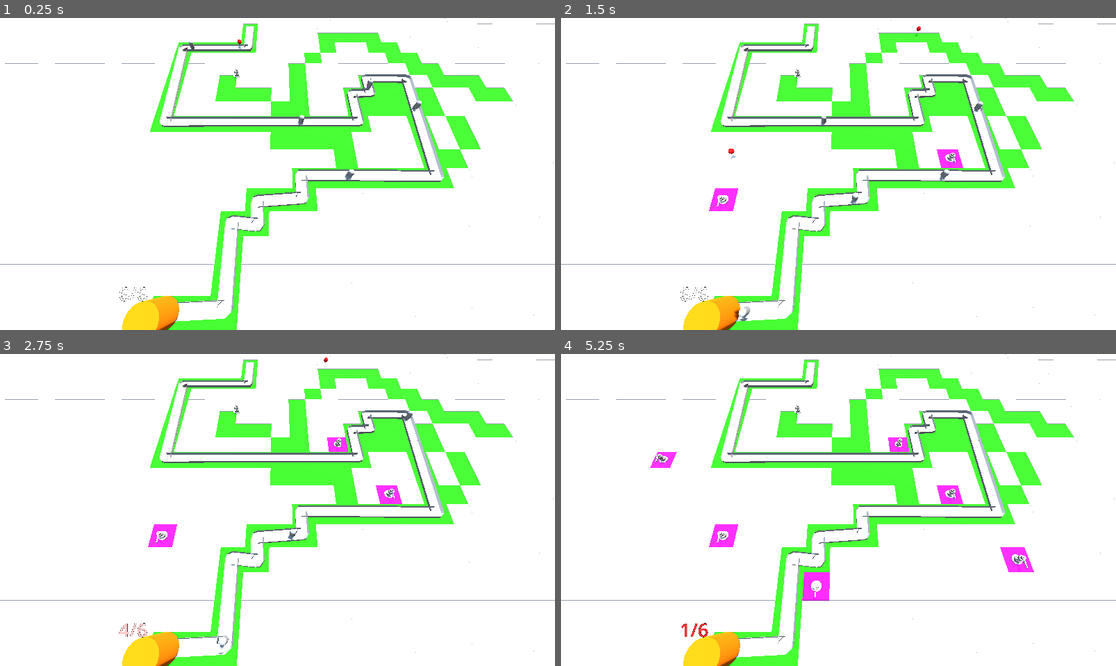
Above: before the commit, frames 1-4 (two rows, left to right).
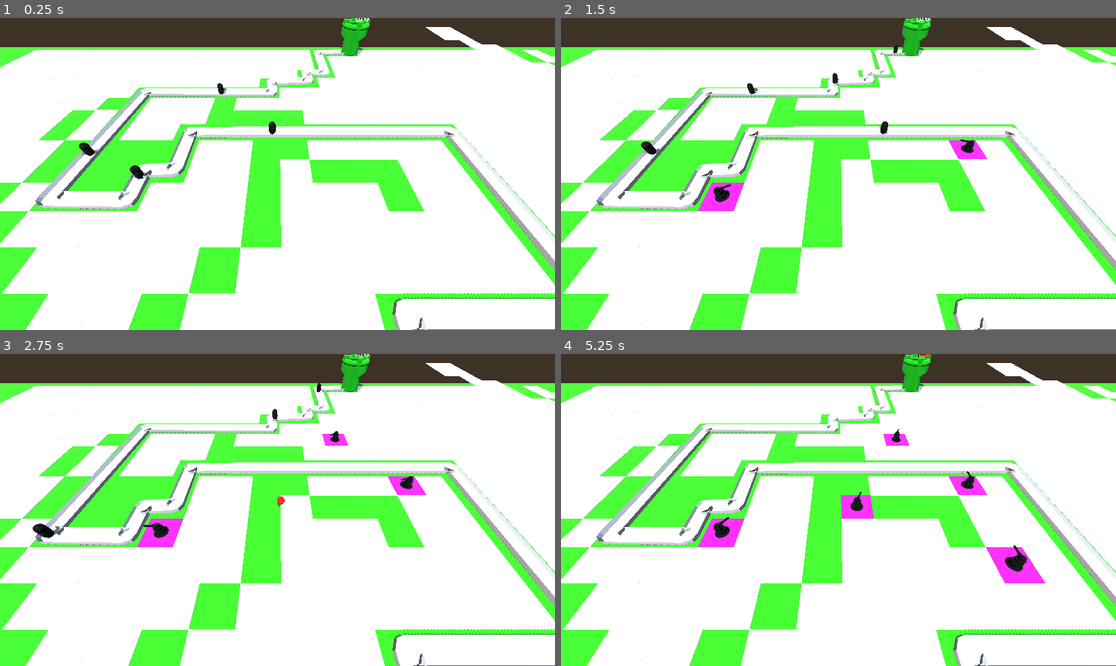
Above: after the commit, the same moments.

Repository: isaacK-428/barbarian-blaster
Game: Godot game, scene res://scenes/main_scene.tscn
Same seed, same stepped clock (60 frames per second), same inputs: the game is played once before the commit and once after it.
Inputs (mouse positions are in pixels of both pictures, inside the frame that each line leads up to):
- Up to frame 1 (0.25 s): no input
- Up to frame 2 (1.5 s): move the mouse to (960, 158) at 0.52 s; press the mouse at (960, 158) at 0.53 s; move the mouse to (727, 189) at 1.27 s; release the mouse at (727, 189) at 1.28 s; click (727, 189) at 1.35 s
- Up to frame 3 (2.75 s): move the mouse to (333, 441) at 2.02 s; press the mouse at (333, 441) at 2.03 s
- Up to frame 4 (5.25 s): move the mouse to (810, 572) at 2.77 s; release the mouse at (810, 572) at 2.78 s; click (810, 572) at 2.85 s; move the mouse to (1005, 556) at 3.52 s; press the mouse at (1005, 556) at 3.53 s; move the mouse to (672, 463) at 4.27 s; release the mouse at (672, 463) at 4.28 s; click (672, 463) at 4.35 s; move the mouse to (866, 510) at 5.02 s; press the mouse at (866, 510) at 5.03 s

The runs differ from the first frame. In frame 1, 35% of the frame differs, in the area x 0-100%, y 0-100%; in frame 2, 36%; in frame 3, 36%; in frame 4, 37%.

Commit message:
turret aiiming
this is where I stopped using the tutorial

Diff:
--- a/base/base.tscn
+++ b/base/base.tscn
@@ -2,9 +2,8 @@
 
 [ext_resource type="Script" uid="uid://bspec4cu5ji0n" path="res://base/base.gd" id="1_mftly"]
 
-[sub_resource type="StandardMaterial3D" id="StandardMaterial3D_r7l70"]
-albedo_color = Color(0.99264795, 0.53236306, 1.1551381e-06, 1)
-metallic = 0.52
+[sub_resource type="StandardMaterial3D" id="StandardMaterial3D_mftly"]
+albedo_color = Color(0, 0.4745098, 0, 1)
 
 [node name="base" type="Node3D" unique_id=2070879093 groups=["base"]]
 script = ExtResource("1_mftly")
@@ -15,7 +14,39 @@
 radius = 2.0
 height = 6.25
 sides = 32
-material = SubResource("StandardMaterial3D_r7l70")
+material = SubResource("StandardMaterial3D_mftly")
+
+[node name="CSGCylinder3D2" type="CSGCylinder3D" parent="." unique_id=903271183]
+transform = Transform3D(1, 0, 0, 0, 1, 0, 0, 0, 1, 0, 4.980134, 0)
+use_collision = true
+radius = 3.0083008
+height = 1.3510742
+sides = 32
+material = SubResource("StandardMaterial3D_mftly")
+
+[node name="CSGCylinder3D3" type="CSGCylinder3D" parent="." unique_id=1030271271]
+transform = Transform3D(1, 0, 0, 0, 1, 0, 0, 0, 1, 0, 4.5723667, 0)
+use_collision = true
+radius = 2.9243164
+height = 0.81030273
+sides = 32
+material = SubResource("StandardMaterial3D_mftly")
+
+[node name="CSGCylinder3D4" type="CSGCylinder3D" parent="." unique_id=321657125]
+transform = Transform3D(1, 0, 0, 0, 1, 0, 0, 0, 1, 0, 4.235809, 0)
+use_collision = true
+radius = 2.7109375
+height = 0.81030273
+sides = 32
+material = SubResource("StandardMaterial3D_mftly")
+
+[node name="CSGCylinder3D5" type="CSGCylinder3D" parent="." unique_id=1902901176]
+transform = Transform3D(1, 0, 0, 0, 1, 0, 0, 0, 1, 0, 3.7834764, 0)
+use_collision = true
+radius = 2.284668
+height = 0.81030273
+sides = 32
+material = SubResource("StandardMaterial3D_mftly")
 
 [node name="Label3D" type="Label3D" parent="." unique_id=426532770]
 transform = Transform3D(1, 0, 0, 0, 1, 0, 0, 0, 1, 0, 8, -3)
@@ -23,3 +54,31 @@
 modulate = Color(0, 0, 0, 1)
 text = "Starting Health"
 font_size = 400
+
+[node name="CSGTorus3D" type="CSGTorus3D" parent="." unique_id=1811615054]
+transform = Transform3D(1, 0, 0, 0, 1, 0, 0, 0, 1, 0, 5.993577, 0)
+inner_radius = 1.852
+outer_radius = 3.093
+sides = 18
+ring_sides = 18
+material = SubResource("StandardMaterial3D_mftly")
+
+[node name="CSGBox3D" type="CSGBox3D" parent="." unique_id=558984697]
+transform = Transform3D(1, 0, 0, 0, 1, 0, 0, 0, 1, -2.3867276, 6.2853675, 0)
+size = Vector3(1, 1.6348267, 1)
+material = SubResource("StandardMaterial3D_mftly")
+
+[node name="CSGBox3D2" type="CSGBox3D" parent="." unique_id=1299693114]
+transform = Transform3D(1, 0, 0, 0, 1, 0, 0, 0, 1, 2.397257, 6.2853675, 0)
+size = Vector3(1, 1.6348267, 1)
+material = SubResource("StandardMaterial3D_mftly")
+
+[node name="CSGBox3D3" type="CSGBox3D" parent="." unique_id=1939314153]
+transform = Transform3D(0.9999664, 0, -0.008202955, 0, 1, 0, 0.008202955, 0, 0.9999664, 0.04403472, 6.2853675, 2.4250417)
+size = Vector3(1, 1.6348267, 1)
+material = SubResource("StandardMaterial3D_mftly")
+
+[node name="CSGBox3D4" type="CSGBox3D" parent="." unique_id=1072089960]
+transform = Transform3D(0.9999664, 0, -0.008202955, 0, 1, 0, 0.008202955, 0, 0.9999664, 0.04403472, 6.2853675, -2.4963946)
+size = Vector3(1, 1.6348267, 1)
+material = SubResource("StandardMaterial3D_mftly")
--- a/enemy/enemy.gd
+++ b/enemy/enemy.gd
@@ -1,6 +1,6 @@
 extends PathFollow3D
 
-
+@export var enemy_type: Resource = null
 @export var speed: float = 15
 @onready var base = get_tree().get_first_node_in_group("base")
 func _ready() -> void:
--- a/enemy/enemy.tscn
+++ b/enemy/enemy.tscn
@@ -1,8 +1,28 @@
 [gd_scene format=3 uid="uid://bd0n6xykj3ssc"]
 
 [ext_resource type="Script" uid="uid://say8qscyooin" path="res://enemy/enemy.gd" id="1_2mvqj"]
+[ext_resource type="Script" uid="uid://b8i7vvq6fxv0h" path="res://enemy/why.gd" id="2_ofsxj"]
+
+[sub_resource type="FastNoiseLite" id="FastNoiseLite_ofsxj"]
+seed = 18
+frequency = 0.0075
+domain_warp_enabled = true
+domain_warp_fractal_octaves = 8
+domain_warp_fractal_lacunarity = 5.78
+
+[sub_resource type="NoiseTexture2D" id="NoiseTexture2D_ppra6"]
+noise = SubResource("FastNoiseLite_ofsxj")
+
+[sub_resource type="StandardMaterial3D" id="StandardMaterial3D_p200p"]
+albedo_color = Color(0, 0, 0, 1)
+metallic = 1.0
+metallic_specular = 0.57
+metallic_texture = SubResource("NoiseTexture2D_ppra6")
 
 [sub_resource type="CapsuleMesh" id="CapsuleMesh_scxef"]
+
+[sub_resource type="CapsuleShape3D" id="CapsuleShape3D_2mvqj"]
+height = 2.2077637
 
 [node name="enemy" type="PathFollow3D" unique_id=1077895707]
 loop = false
@@ -10,4 +30,12 @@
 
 [node name="MeshInstance3D" type="MeshInstance3D" parent="." unique_id=2065507035]
 transform = Transform3D(1, 0, 0, 0, 1, 0, 0, 0, 1, 0, 1, 0)
+material_override = SubResource("StandardMaterial3D_p200p")
 mesh = SubResource("CapsuleMesh_scxef")
+
+[node name="StaticBody3D" type="StaticBody3D" parent="." unique_id=1027157593 groups=["enemy"]]
+script = ExtResource("2_ofsxj")
+
+[node name="CollisionShape3D" type="CollisionShape3D" parent="StaticBody3D" unique_id=267935884]
+transform = Transform3D(1, 0, 0, 0, 1, 0, 0, 0, 1, 0, 0.93859863, 0)
+shape = SubResource("CapsuleShape3D_2mvqj")
--- /dev/null
+++ b/enemy/why.gd
@@ -0,0 +1,14 @@
+extends StaticBody3D
+
+var health = 5
+# Called when the node enters the scene tree for the first time.
+func _ready() -> void:
+	pass # Replace with function body.
+
+
+# Called every frame. 'delta' is the elapsed time since the previous frame.
+func _process(delta: float) -> void:
+	pass
+func take_damage(amount):
+	health-=amount
+	print(health)
--- a/enemy2.tres
+++ b/enemy2.tres
@@ -1,13 +1,10 @@
 [gd_resource type="Resource" script_class="enemy_type" format=3 uid="uid://bx2rw5o2l7uy"]
 
-[sub_resource type="GDScript" id="GDScript_i5tvm"]
-script/source = "class_name enemy_type
-@export var speed: int
-@export var health: int
-"
+[ext_resource type="Script" uid="uid://bhvosapuy4gav" path="res://scripts/enemy_resource.gd" id="1_innom"]
 
 [resource]
 resource_local_to_scene = true
-script = SubResource("GDScript_i5tvm")
-speed = 6
+script = ExtResource("1_innom")
+speed = 5
 health = 10
+damage = 2
--- a/scenes/main_scene.tscn
+++ b/scenes/main_scene.tscn
@@ -4,19 +4,18 @@
 [ext_resource type="PackedScene" uid="uid://bd0n6xykj3ssc" path="res://enemy/enemy.tscn" id="2_7ykc4"]
 [ext_resource type="PackedScene" uid="uid://d27ewpm3ru2to" path="res://scenes/ray_picker_camera.tscn" id="2_pu3yx"]
 [ext_resource type="PackedScene" uid="uid://c5qmq4sdugotw" path="res://base/base.tscn" id="3_7ykc4"]
+[ext_resource type="Script" uid="uid://djnaialfas3qu" path="res://scripts/new_gd_script.gd" id="4_c16ls"]
 [ext_resource type="Script" uid="uid://bbmypsmpy1b4f" path="res://scripts/turret_manager.gd" id="5_gubc5"]
 [ext_resource type="PackedScene" uid="uid://dmntbutp7xgx" path="res://scenes/turret.tscn" id="6_rt2n2"]
 
-[sub_resource type="ProceduralSkyMaterial" id="ProceduralSkyMaterial_o3jxj"]
-sky_horizon_color = Color(0.66224277, 0.6717428, 0.6867428, 1)
-ground_horizon_color = Color(0.66224277, 0.6717428, 0.6867428, 1)
+[sub_resource type="ProceduralSkyMaterial" id="ProceduralSkyMaterial_c16ls"]
 
-[sub_resource type="Sky" id="Sky_0f027"]
-sky_material = SubResource("ProceduralSkyMaterial_o3jxj")
+[sub_resource type="Sky" id="Sky_18nlu"]
+sky_material = SubResource("ProceduralSkyMaterial_c16ls")
 
-[sub_resource type="Environment" id="Environment_2c62f"]
+[sub_resource type="Environment" id="Environment_c1pb6"]
 background_mode = 2
-sky = SubResource("Sky_0f027")
+sky = SubResource("Sky_18nlu")
 tonemap_mode = 2
 
 [sub_resource type="StandardMaterial3D" id="StandardMaterial3D_o3jxj"]
@@ -24,17 +23,29 @@
 
 [sub_resource type="Curve3D" id="Curve3D_pw63i"]
 _data = {
-"points": PackedVector3Array(0, 0, 0, 0, 0, 0, 2.0556335, 0, …(80 unchanged characters)… 8065, 0, -9.550243, 0, 0, 0, 0, 0, 0, -13.328983, 0, 13.754615, 0, 0, 0, 0, 0, 0, …(533 unchanged characters)…
+"points": PackedVector3Array(0, 0, 0, 0, 0, 0, 2.0556335, 0, …(80 unchanged characters)… 8065, 0, -9.550243, 0, 0, 0, 0, 0, 0, -14.328983, 0, 13.754615, 0, 0, 0, 0, 0, 0, …(533 unchanged characters)…
 "tilts": PackedFloat32Array(0, 0, 0, 0, 0, 0, 0, 0, 0, 0, 0, 0, 0, 0, 0, 0, 0)
 }
 point_count = 17
 
+[sub_resource type="Resource" id="Resource_c16ls"]
+resource_local_to_scene = true
+script = ExtResource("4_c16ls")
+speed = 7
+health = 6
+
+[sub_resource type="Resource" id="Resource_18nlu"]
+resource_local_to_scene = true
+script = ExtResource("4_c16ls")
+speed = 7
+health = 6
+
 [node name="main_scene" type="Node3D" unique_id=549404268]
 
-[node name="WorldEnvironment" type="WorldEnvironment" parent="." unique_id=799822736]
-environment = SubResource("Environment_2c62f")
+[node name="WorldEnvironment" type="WorldEnvironment" parent="." unique_id=645110574]
+environment = SubResource("Environment_c1pb6")
 
-[node name="DirectionalLight3D" type="DirectionalLight3D" parent="." unique_id=2048364754]
+[node name="DirectionalLight3D" type="DirectionalLight3D" parent="." unique_id=1159497656]
 transform = Transform3D(-0.8660254, -0.43301278, 0.25, 0, 0.49999997, 0.86602545, -0.50000006, 0.75, -0.43301266, 0, 0, 0)
 shadow_enabled = true
 
@@ -52,7 +63,7 @@
 }
 
 [node name="Ray_picker_camera" parent="." unique_id=900430209 node_paths=PackedStringArray("grid_map", "turret_manager") instance=ExtResource("2_pu3yx")]
-transform = Transform3D(1, 1.7254735e-07, -2.8255702e-08, -4.7436664e-08, 0.42328247, 0.90599775, 1.6828764e-07, -0.90599775, 0.42328247, 9.367786, 32.99233, 40.623764)
+transform = Transform3D(-1, -1.550833e-07, 2.0096492e-08, -8.438734e-08, 0.643349, 0.7655731, -1.3165665e-07, 0.7655731, -0.643349, 12.367786, 19.992329, -11.376236)
 grid_map = NodePath("../GridMap")
 turret_manager = NodePath("../turret_manager")
 
@@ -102,34 +113,40 @@
 curve = SubResource("Curve3D_pw63i")
 
 [node name="enemy" parent="Path3D" unique_id=1077895707 instance=ExtResource("2_7ykc4")]
-transform = Transform3D(-0.013331732, 0, -0.9999077, 0, 1, 0, 0.9999077, 0, -0.013331732, 38.050217, 0, 1.473482)
+transform = Transform3D(-0.013331696, 0, -0.99990505, 0, 1, 0, 0.99990505, 0, -0.013331696, 37.06639, 0, 1.4603647)
 progress = 112.29606
 speed = 36.35
 
 [node name="enemy2" parent="Path3D" unique_id=2111689381 instance=ExtResource("2_7ykc4")]
-transform = Transform3D(0.99986947, 0, 0.01586975, 0, 1, 0, -0.01586975, 0, 0.99986947, 25.68574, 0, 9.213791)
+transform = Transform3D(0.9998472, 0, 0.015869394, 0, 1, 0, -0.015869394, 0, 0.9998472, 25.70135, 0, 10.197538)
 progress = 92.20013
 speed = 36.35
 
 [node name="enemy3" parent="Path3D" unique_id=2086743075 instance=ExtResource("2_7ykc4")]
-transform = Transform3D(0.0030934196, 0, -0.99999106, 0, 1, 0, 0.99999106, 0, 0.0030934196, 5.056436, 0, 13.697736)
+transform = Transform3D(0.0030163974, 0, -0.99998677, 0, 1, 0, 0.99998677, 0, 0.0030163974, 4.0727105, 0, 13.699107)
 progress = 67.080215
 speed = 36.35
 
 [node name="enemy4" parent="Path3D" unique_id=788466399 instance=ExtResource("2_7ykc4")]
-transform = Transform3D(0.007537563, 0, 0.99996567, 0, 1, 0, -0.99996567, 0, 0.007537563, 31.189611, 0, 25.617298)
+transform = Transform3D(0.007537198, 0, 0.999933, 0, 1, 0, -0.999933, 0, 0.007537198, 32.17329, 0, 25.624714)
 progress = 143.44475
+enemy_type = SubResource("Resource_c16ls")
 speed = 36.35
 
 [node name="enemy5" parent="Path3D" unique_id=430166604 instance=ExtResource("2_7ykc4")]
-transform = Transform3D(0.00044174076, 0, 0.9999882, 0, 1, 0, -0.9999882, 0, 0.00044174076, -2.7812457, 0, -9.545196)
+transform = Transform3D(0.00044172708, 0, 0.99995726, 0, 1, 0, -0.99995726, 0, 0.00044172708, -2.7812457, 0, -9.545196)
 progress = 13.946575
+enemy_type = SubResource("Resource_18nlu")
 speed = 36.35
 
 [node name="base" parent="." unique_id=2070879093 instance=ExtResource("3_7ykc4")]
 transform = Transform3D(1, 0, 0, 0, 1, 0, 0, 0, 1, -6, 0, 46)
 max_health = 6
 
-[node name="turret_manager" type="Node3D" parent="." unique_id=2056450945]
+[node name="turret_manager" type="Node3D" parent="." unique_id=2056450945 node_paths=PackedStringArray("enemy_path")]
 script = ExtResource("5_gubc5")
 turret = ExtResource("6_rt2n2")
+enemy_path = NodePath("../Path3D")
+
+[node name="OmniLight3D" type="OmniLight3D" parent="." unique_id=1542534033]
+transform = Transform3D(1, 0, 0, 0, 1, 0, 0, 0, 1, 25, 12, 0)
--- a/scenes/projectile.tscn
+++ b/scenes/projectile.tscn
@@ -23,3 +23,5 @@
 [node name="MeshInstance3D2" type="MeshInstance3D" parent="." unique_id=1983070680]
 material_override = SubResource("StandardMaterial3D_c8fcr")
 mesh = SubResource("SphereMesh_q3m7n")
+
+[connection signal="body_entered" from="." to="." method="_on_body_entered"]
--- a/scenes/turret.tscn
+++ b/scenes/turret.tscn
@@ -3,87 +3,115 @@
 [ext_resource type="Script" uid="uid://bbdejv6n7qll" path="res://scripts/turret.gd" id="1_el7wl"]
 [ext_resource type="PackedScene" uid="uid://b4kl4iyg6w4ym" path="res://scenes/projectile.tscn" id="2_485p4"]
 
+[sub_resource type="StandardMaterial3D" id="StandardMaterial3D_el7wl"]
+albedo_color = Color(0, 0, 0, 1)
+metallic = 0.41
+backlight_enabled = true
+backlight = Color(1, 1, 1, 1)
+
 [sub_resource type="BoxMesh" id="BoxMesh_fowog"]
 
 [node name="turret" type="Node3D" unique_id=256472171]
+transform = Transform3D(1.93, 0, 0, 0, 1.93, 0, 0, 0, 1.93, 0, 0, 0)
 script = ExtResource("1_el7wl")
 bullet = ExtResource("2_485p4")
 
 [node name="base" type="CSGCylinder3D" parent="." unique_id=511251001]
 transform = Transform3D(1, 0, 0, 0, 1, 0, 0, 0, 1, 0, 0.580875, 0)
+material_override = SubResource("StandardMaterial3D_el7wl")
 radius = 0.4638672
 height = 1.16175
 sides = 14
 
 [node name="base3" type="CSGCylinder3D" parent="." unique_id=845459651]
 transform = Transform3D(1, 0, 0, 0, 1, 0, 0, 0, 1, 0, 0.7623546, 0)
+material_override = SubResource("StandardMaterial3D_el7wl")
 radius = 0.072753906
 height = 1.6638827
 sides = 14
 
 [node name="base2" type="CSGCylinder3D" parent="." unique_id=1047277093]
 transform = Transform3D(1, 0, 0, 0, 1, 0, 0, 0, 1, 0, 0.018071115, 0)
+material_override = SubResource("StandardMaterial3D_el7wl")
 radius = 0.8178711
 height = 0.16792381
 sides = 14
 
 [node name="start" type="CSGCylinder3D" parent="." unique_id=452764562]
 transform = Transform3D(1, 0, 0, 0, 1, 0, 0, 0, 1, 0, 1.2893021, 0)
+material_override = SubResource("StandardMaterial3D_el7wl")
 radius = 0.3076172
 height = 0.39499706
 sides = 14
 
 [node name="ring" type="CSGCylinder3D" parent="." unique_id=1759722694]
 transform = Transform3D(1, 0, 0, 0, 1, 0, 0, 0, 1, 0, 0.81212795, 0)
+material_override = SubResource("StandardMaterial3D_el7wl")
 radius = 0.51708984
 height = 0.010597646
 sides = 14
 
 [node name="ring2" type="CSGCylinder3D" parent="." unique_id=1459005011]
 transform = Transform3D(1, 0, 0, 0, 1, 0, 0, 0, 1, 0, 0.478987, 0)
+material_override = SubResource("StandardMaterial3D_el7wl")
 radius = 0.51708984
 height = 0.010597646
 sides = 14
 
 [node name="ring3" type="CSGCylinder3D" parent="." unique_id=518173027]
 transform = Transform3D(1, 0, 0, 0, 1, 0, 0, 0, 1, 0, 0.7261758, 0)
+material_override = SubResource("StandardMaterial3D_el7wl")
 radius = 0.51708984
 height = 0.010597646
 sides = 14
 
 [node name="ring4" type="CSGCylinder3D" parent="." unique_id=218077381]
 transform = Transform3D(1, 0, 0, 0, 1, 0, 0, 0, 1, 0, 0.6042576, 0)
+material_override = SubResource("StandardMaterial3D_el7wl")
 radius = 0.51708984
 height = 0.010597646
 sides = 14
 
 [node name="barrel" type="Node3D" parent="." unique_id=1317344647]
-transform = Transform3D(-1, 0, 8.742278e-08, 0, 1, 0, -8.742278e-08, 0, -1, 0.021987855, 0, 0.20958829)
+transform = Transform3D(-1, 0, 8.742278e-08, 0, 1, 0, -8.742278e-08, 0, -1, 0.021987855, 0, 0.02657032)
 
 [node name="CSGCylinder3D" type="CSGCylinder3D" parent="barrel" unique_id=802884986]
 transform = Transform3D(1.9106853e-15, 4.371138e-08, 0.99999994, 0.9999999, -4.371138e-08, 0, 4.3711385e-08, 0.9999998, -4.3711385e-08, 0.03099072, 1.3197197, -0.7767609)
+material_override = SubResource("StandardMaterial3D_el7wl")
 radius = 0.09667969
 height = 1.1960449
 
+[node name="CSGCylinder3D4" type="CSGCylinder3D" parent="barrel" unique_id=582032949]
+transform = Transform3D(1.9106853e-15, 4.371138e-08, 0.99999994, 0.9999999, -4.371138e-08, 0, 4.3711385e-08, 0.9999998, -4.3711385e-08, 0.02894745, 1.3197197, -1.2957428)
+material_override = SubResource("StandardMaterial3D_el7wl")
+radius = 0.047851563
+height = 0.256958
+
 [node name="CSGCylinder3D2" type="CSGCylinder3D" parent="barrel" unique_id=579306762]
 transform = Transform3D(1.9106853e-15, 4.371138e-08, 0.99999994, 0.9999999, -4.371138e-08, 0, 4.3711385e-08, 0.9999998, -4.3711385e-08, 0.030990737, 1.3197197, -0.40163887)
+material_override = SubResource("StandardMaterial3D_el7wl")
 radius = 0.14257813
 height = 0.44580078
 
 [node name="CSGCylinder3D3" type="CSGCylinder3D" parent="barrel" unique_id=89779564]
 transform = Transform3D(1.9106853e-15, 4.371138e-08, 0.99999994, 0.9999999, -4.371138e-08, 0, 4.3711385e-08, 0.9999998, -4.3711385e-08, 0.03099074, 1.4259425, -0.30312812)
+material_override = SubResource("StandardMaterial3D_el7wl")
 radius = 0.09472656
 height = 0.2487793
 sides = 13
 
 [node name="MeshInstance3D2" type="MeshInstance3D" parent="barrel" unique_id=1066465358]
 transform = Transform3D(0.08999886, -0.00022629336, -0.00039159312, 0.00022787967, 0.089998975, 0.00036451314, 0.00039067215, -0.00036550008, 0.08999841, 0.04556948, 1.4245539, -1.1137857)
+material_override = SubResource("StandardMaterial3D_el7wl")
 mesh = SubResource("BoxMesh_fowog")
 
 [node name="MeshInstance3D" type="MeshInstance3D" parent="." unique_id=1189448804]
 transform = Transform3D(0.23999695, -0.00060344674, -0.0010442493, 0.000607679, 0.23999725, 0.00097203365, 0.0010417922, -0.0009746667, 0.23999575, -0.011788905, 1.4749477, 0)
+material_override = SubResource("StandardMaterial3D_el7wl")
 mesh = SubResource("BoxMesh_fowog")
 
 [node name="Timer" type="Timer" parent="." unique_id=471966124]
+wait_time = 0.992
+autostart = true
 
 [connection signal="timeout" from="Timer" to="." method="_on_timer_timeout"]
--- /dev/null
+++ b/scripts/enemy_resource.gd
@@ -0,0 +1,4 @@
+class_name enemy_type
+@export var speed: int
+@export var health: int
+@export var damage = 1
--- a/scripts/projectile.gd
+++ b/scripts/projectile.gd
@@ -1,7 +1,9 @@
 extends Area3D
 
 var direction := Vector3.FORWARD
-@export var speed := 40
+@export var speed := 100
+@export var target = null
+
 # Called when the node enters the scene tree for the first time.
 func _ready() -> void:
 	pass # Replace with function body.
@@ -11,4 +13,14 @@
 func _process(delta: float) -> void:
 	move(delta)
 func move(delta):
-	position += direction * speed * delta
+	if target==null:
+		queue_free()
+	if target!=null:
+		position += direction * speed * delta
+		direction = (target.global_position - global_position).normalized()
+
+
+func _on_body_entered(body: Node3D) -> void:
+	if body.is_in_group("enemy"):
+		body.take_damage(1)
+		queue_free()
--- a/scripts/turret.gd
+++ b/scripts/turret.gd
@@ -1,20 +1,28 @@
 extends Node3D
 @export var bullet: PackedScene = null
 @onready var turret_top: MeshInstance3D = $MeshInstance3D
-
+@export var enemy_path: Path3D
+var look_enemy = null
 # Called when the node enters the scene tree for the first time.
 func _ready() -> void:
-	shoot()
+	pass
 
-
+func _physics_process(delta: float) -> void:
+	if enemy_path.get_children().size()!=0:
+		var enemy = enemy_path.get_children().back()
+		look_enemy = enemy
+		look_at(enemy.global_position,Vector3.UP,true)
 # Called every frame. 'delta' is the elapsed time since the previous frame.
 func _process(delta: float) -> void:
 	pass
 func shoot():
-	var shot = bullet.instantiate()
-	add_child(shot)
-	shot.global_position = turret_top.global_position
+	if enemy_path.get_children().size()!=0:
+		var shot = bullet.instantiate()
+		add_child(shot)
+		shot.target = look_enemy
+		shot.global_position = turret_top.global_position
+		shot.direction = global_transform.basis.z
 
 
 func _on_timer_timeout() -> void:
-	pass # Replace with function body.
+	shoot()
--- a/scripts/turret_manager.gd
+++ b/scripts/turret_manager.gd
@@ -1,16 +1,18 @@
 extends Node3D
 
 @export var turret: PackedScene = null
+@export var enemy_path: Path3D = null
 # Called when the node enters the scene tree for the first time.
 func _ready() -> void:
-	var T_I = turret.instantiate()
-	add_child(T_I)
+
+	pass
 
 
 # Called every frame. 'delta' is the elapsed time since the previous frame.
 func _process(delta: float) -> void:
 	pass
-func spawn_turret(position: Vector3):
+func spawn_turret(new_position: Vector3):
 	var T_I = turret.instantiate()
-	T_I.global_position = position
+	T_I.global_position = new_position
+	T_I.enemy_path=enemy_path
 	add_child(T_I)
Not shown, added: enemy/why.gd.uid
Not shown, added: scripts/enemy_resource.gd.uid
